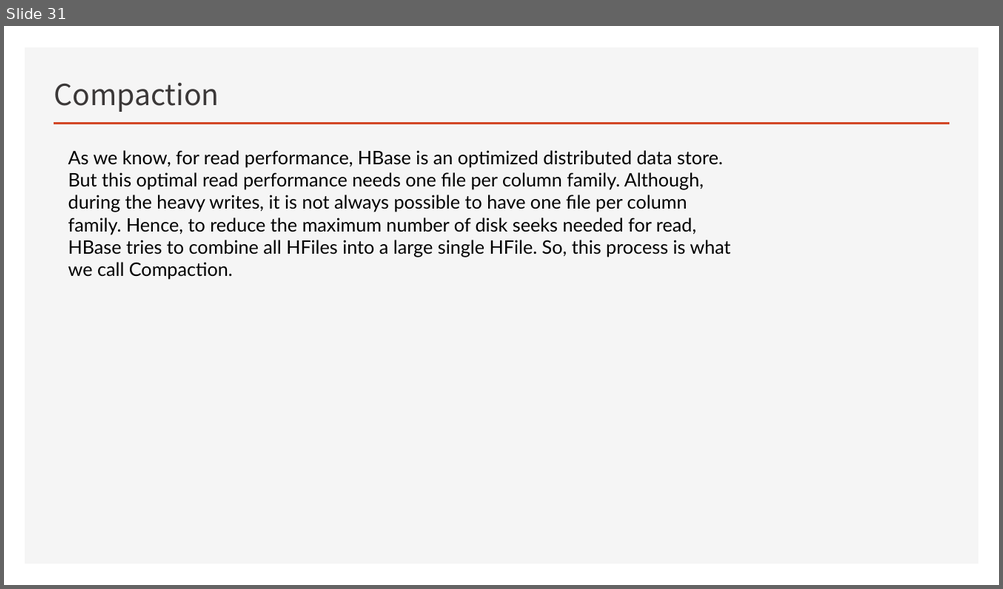
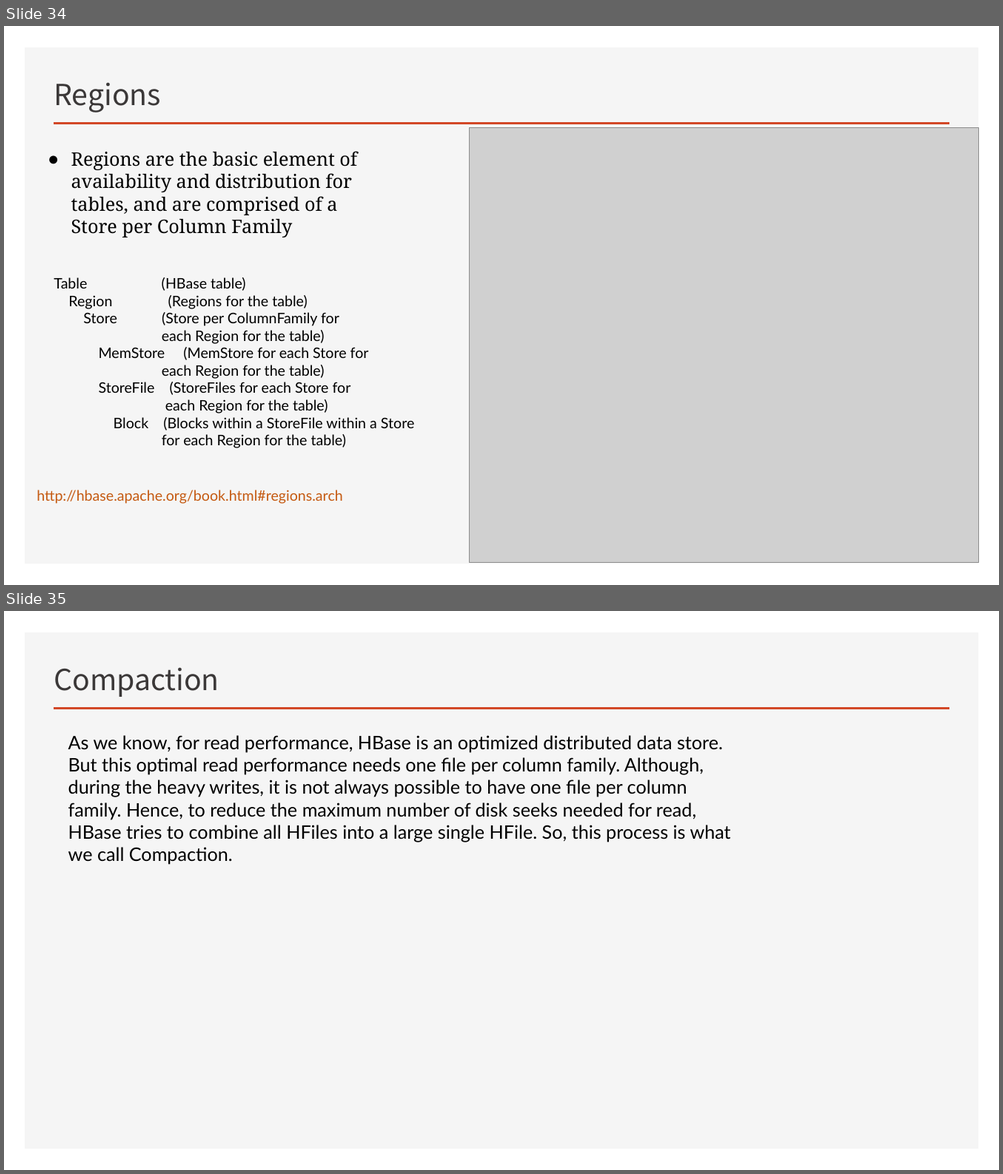
Before and after one commit to Zhangwusheng/Zhangwusheng.github.io, a slide deck: _posts/Hbase基本原理副本.pptx. Shown one above the other, each under a label of ours: slide 31 before the commit, slides 34 and 35 after it. The pictures are 1003x589 and 1003x1174 pixels, drawn with LibreOffice and Linux fonts; fonts in the diff are those of the drawing; grey boxes stand for pictures. Boxes give left, top, right and bottom in pixels: in the first picture for what was removed or moved away, otherwise in the second. Text is boxed around its words. In the diff, an @@ line names an element or a change of style, - is before the commit and + after.

```diff
--- a/_posts/Hbase基本原理副本.pptx
+++ b/_posts/Hbase基本原理副本.pptx
@@ slide 34 added at (4, 26, 999, 585), background #FFFFFF; not listed: 2 template elements that a slide beside it also shows @@
@@ title added at (54, 82, 161, 113), 28 pt, text #3B3838 @@
+Regions
@@ picture added at (469, 127, 978, 563) @@
@@ text added at (71, 151, 357, 238), 18 pt, text #000000 @@
+● Regions are the basic element of availability and distribution for tables, and are comprised of a Store per Column Family
@@ text added at (54, 278, 414, 449), 14 pt, text #000000 @@
+Table (HBase table)
+Region (Regions for the table)
+Store (Store per ColumnFamily for
+each Region for the table)
+MemStore (MemStore for each Store for
+each Region for the table)
+StoreFile (StoreFiles for each Store for
+each Region for the table)
+Block (Blocks within a StoreFile within a Store
+for each Region for the table)
@@ text added at (37, 490, 343, 504), 14 pt, text #C55A11 @@
+http://hbase.apache.org/book.html#regions.arch
@@ what was slide 31 is now slide 35 @@
```
Also in this commit, not shown: 2 slides changed, 5 other slides added, 2 slides removed.
